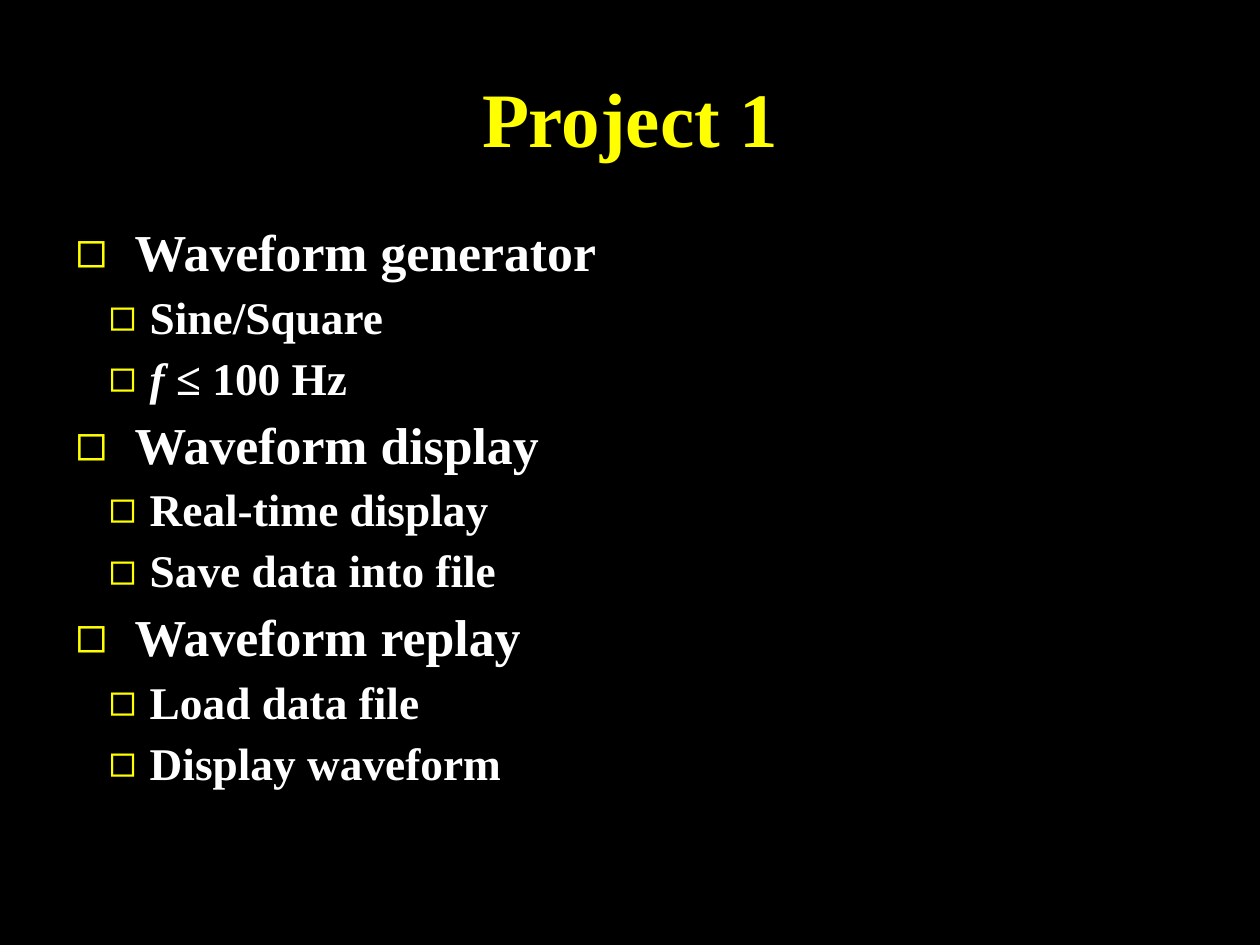
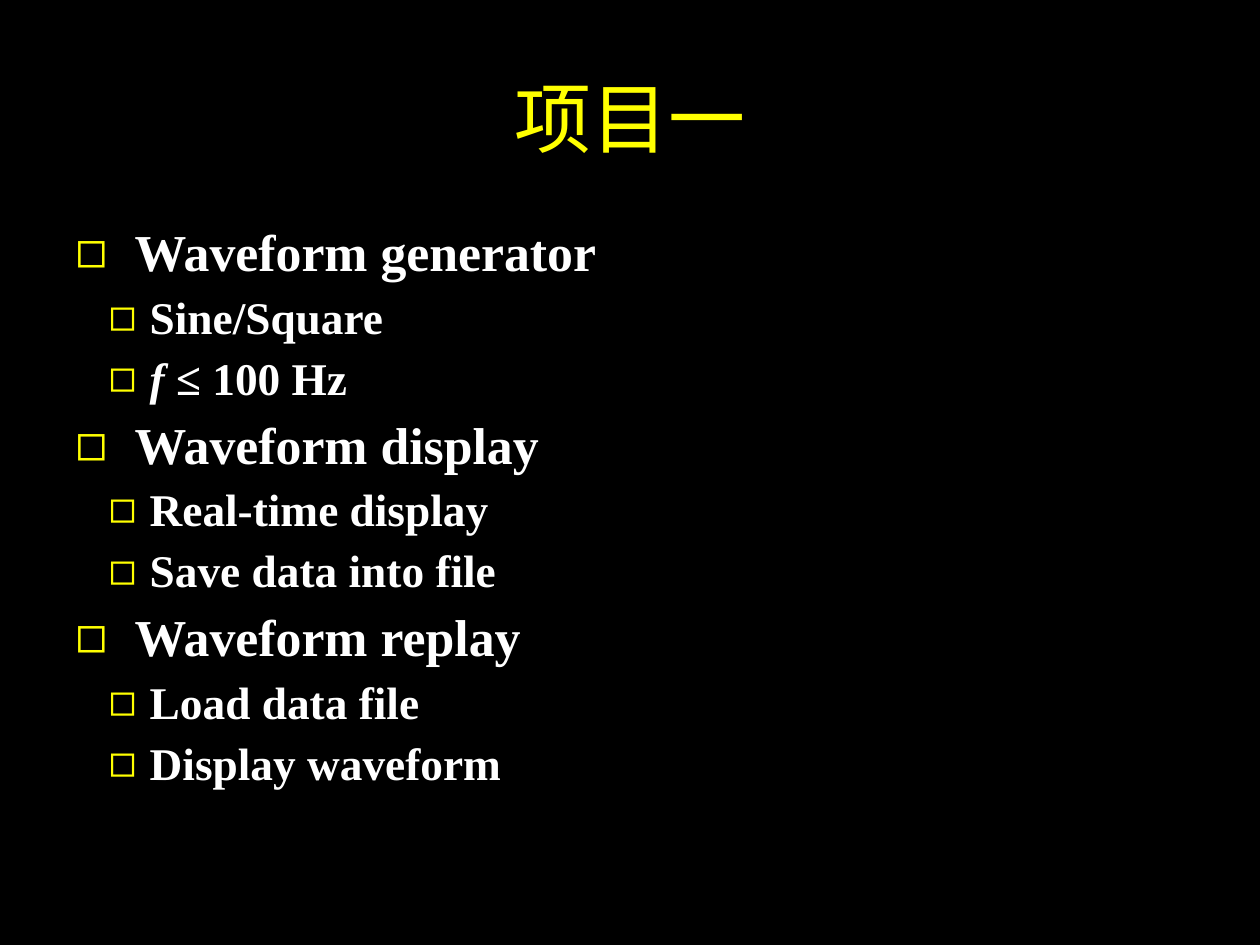
Before and after one commit to SJTUCourse/BI450, a slide deck: slide 9 of Lectures/2017 Fall/Lecture 1/Lecture 1.ppt. Drawn at 1260x945 pixels with LibreOffice and Linux fonts; fonts in the diff are those of the drawing. Boxes give left, top, right and bottom in pixels: in the first picture for what was removed or moved away, otherwise in the second. Text is boxed around its words. In the diff, an @@ line names an element or a change of style, - is before the commit and + after.

```diff
--- a/Lectures/2017 Fall/Lecture 1/Lecture 1.ppt
+++ b/Lectures/2017 Fall/Lecture 1/Lecture 1.ppt
@@ title at (514, 85, 745, 153): text changed; bold off @@
-Project 1
+项目一
```
Also in this commit, not shown: 5 other slides changed, 3 slides added, 3 slides removed, 1 other file.
